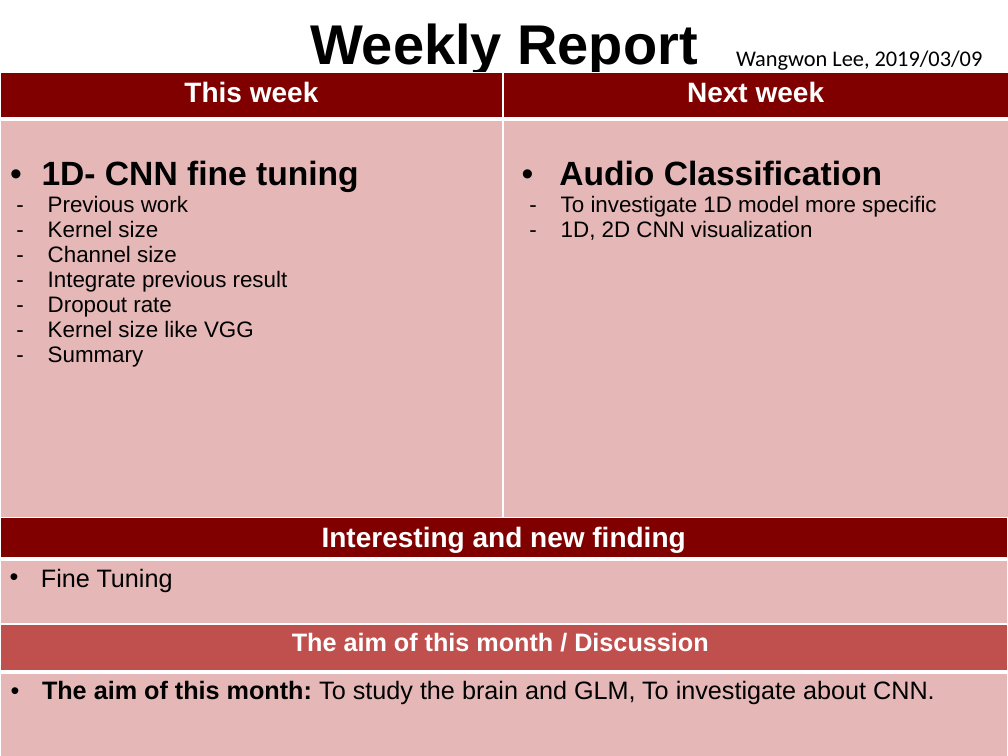
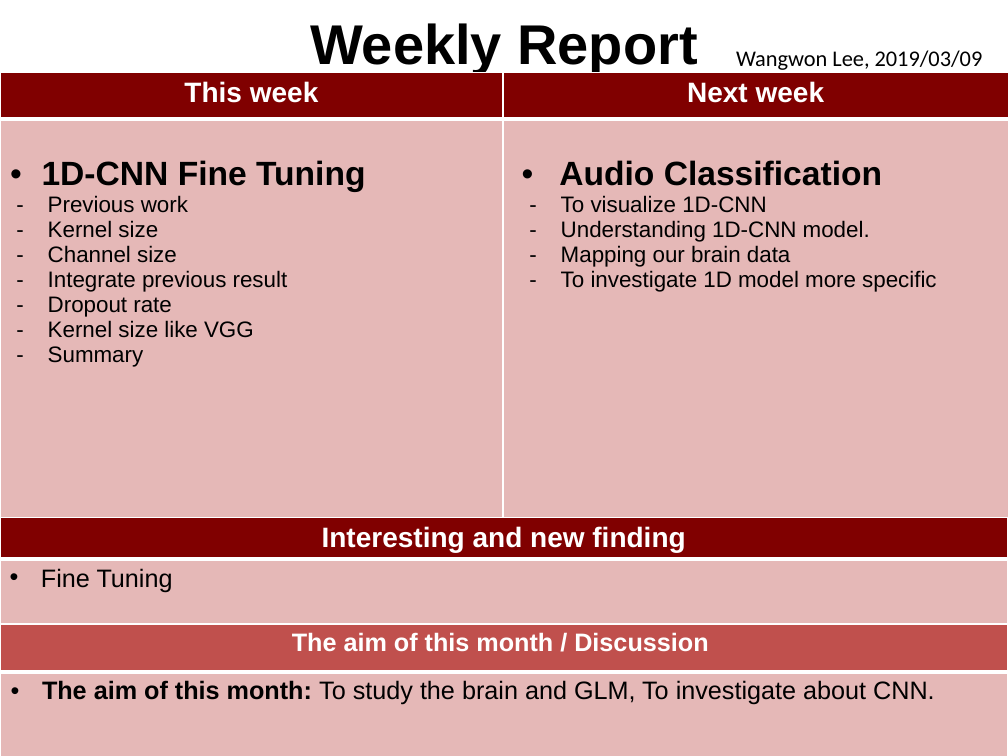
Before and after one commit to BbChip0103/sf_word_recog_research, a slide deck: slide 1 of PPT/190309/LWW_labmeeting_19mar09.pptx. Drawn at 1008x756 pixels with LibreOffice and Linux fonts; fonts in the diff are those of the drawing; background and template pictures are left out. Boxes give left, top, right and bottom in pixels: in the first picture for what was removed or moved away, otherwise in the second. Text is boxed around its words. In the diff, an @@ line names an element or a change of style, - is before the commit and + after.

Commit message:
Update PPT

```diff
--- a/PPT/190309/LWW_labmeeting_19mar09.pptx
+++ b/PPT/190309/LWW_labmeeting_19mar09.pptx
@@ table at [0,73,1008,750] @@
-row 2, column 1: 1D- CNN fine tuning / Previous work / Kernel size / Channel size / Integrate previous result / Dropout rate / Kernel size like VGG / Summary
+row 2, column 1: 1D-CNN Fine Tuning / Previous work / Kernel size / Channel size / Integrate previous result / Dropout rate / Kernel size like VGG / Summary
-row 2, column 2: Audio Classification / To investigate 1D model more specific / 1D, 2D CNN visualization
+row 2, column 2: Audio Classification / To visualize 1D-CNN / Understanding 1D-CNN model. / Mapping our brain data / To investigate 1D model more specific
```
Also in this commit, not shown: 11 other slides changed, 1 other file.
